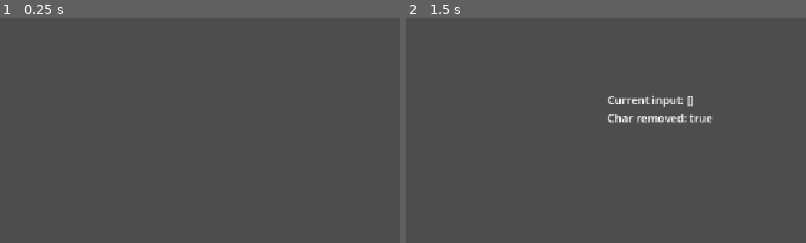
Above: before the commit, frames 1-2 (left to right).
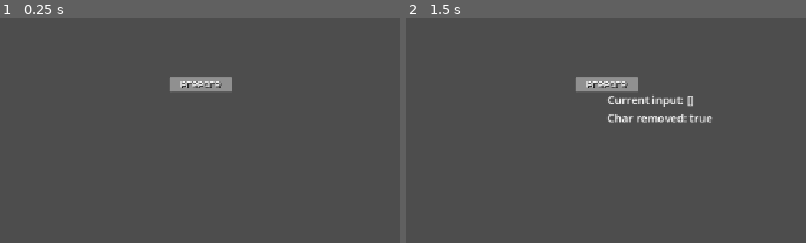
Above: after the commit, the same moments.

Repository: LeeroyDilim/untitled-typing-game
Game: Godot game, scene res://testing/typing_test/test_typing.tscn
Same seed, same stepped clock (60 frames per second), same inputs: the game is played once before the commit and once after it. Before the commit the project starts from res://testing/typing/test_typing.tscn.
Inputs:
- Up to frame 1 (0.25 s): no input
- Up to frame 2 (1.5 s): tap Enter at 0.5 s; tap Backspace at 0.6, 1.35 s; tap Space at 1.25 s
The pictures show only the part of the screen within x 2-52%, y 0-50%; the shares and areas given below are measured in that part.

The runs differ from the first frame. In frame 1, 0.9% of the frame differs, in the area x 42-58%, y 26-33%; in frame 2, 0.9%.

Commit message:
implemented input manager + basic station renderer

Diff:
--- a/core/input/typing_buffer.gd
+++ b/core/input/input_buffer.gd
@@ -1,4 +1,5 @@
 extends Node
+class_name InputBuffer
 
 var curr_input : String = ""
 signal input_updated(input: String, char_removed: bool)
--- /dev/null
+++ b/core/input/input_manager.gd
@@ -0,0 +1,82 @@
+extends Node
+class_name InputManager
+
+@export var input_buffer: InputBuffer
+
+signal clear_input
+
+var stations : Array[Station] = []
+var station_names : Array[String] = []
+var curr_station : Station = null
+
+var typing_streak : int = 0
+var highest_typing_streak : int = 0
+var input_is_mistype : bool = false
+
+func _ready():
+	# collect every node that belongs to the "station" group
+	# note that these are all PARENT nodes, not their logic children
+	for node in get_tree().get_nodes_in_group("station"):
+		var station = node as Station
+		if station:
+			add_station(station)
+
+func add_station(station: Station):
+	if not stations.has(station):
+		stations.append(station)
+		station_names.append(station.station_name)
+
+func remove_station(station: Station):
+	if stations.has(station):
+		stations.erase(station)
+		station_names.erase(station.station_name)
+
+func process_input(input: String, char_removed: bool) -> void:
+	var input_is_highlighted := false
+	var prompt_match := false
+	var matching_station : Station = null
+
+	for station in stations:
+		input_is_highlighted = input_is_highlighted or station.highlight_prompts(input)
+		if station.match_prompts(input):
+			prompt_match = true
+			matching_station = station
+
+	# if current player input does not match or partially match
+	# with any of the active station prompts, identify it as a mistype
+	if !input_is_highlighted && !char_removed && curr_station:
+		_handle_mistype()
+
+	if prompt_match:
+		_handle_prompt_match(matching_station, input)
+
+func _handle_prompt_match(matching_station: Station, input: String) -> void:
+	input_is_mistype = false
+	#scoringSystem.incrementScoreInstance(SCORES.PROMPT_COUNT)
+
+	typing_streak += 1
+	#if typing_streak > highest_typing_streak:
+		#scoringSystem.incrementScoreInstance(SCORES.TYPING_STREAK)
+
+	clear_input.emit()
+
+	#if player chooses to navigate to different station
+	if input in station_names:
+		if curr_station:
+			curr_station.exit()
+		curr_station = matching_station
+
+	matching_station.process_prompt(input)
+
+func _handle_mistype() -> void:
+	if typing_streak > highest_typing_streak:
+		highest_typing_streak = typing_streak
+	typing_streak = 0
+
+	#if player mistyped, only count it once
+	#do not count any sequential mistypes until after player successfully submits a prompt
+	if(!input_is_mistype):
+		#scoringSystem.incrementScoreInstance(SCORES.MISTYPE)
+		input_is_mistype = true
+
+	curr_station.handle_misinput()
--- a/project.godot
+++ b/project.godot
@@ -20,6 +20,10 @@
 window/stretch/mode="canvas_items"
 window/stretch/aspect="expand"
 
+[global_group]
+
+station=""
+
 [physics]
 
 3d/physics_engine="Jolt Physics"
--- a/restaurant/stations/prepare_station/prepare_station.gd
+++ b/restaurant/stations/prepare_station/prepare_station.gd
@@ -1,36 +1,5 @@
 extends Station
 
-var chosen_ingredient : String
-
-func _ready():
-	STATES = {
-		"idle" : {
-			"state_name" : "idle",
-			"prompt" : [[station_name]]
-		},
-		"choose_ingredient": {
-			"state_name": "choose_ingredient",
-			"prompt": [["pickle","onion","tomato","lettuce"]]
-		},
-		"chop": {
-			"state_name": "chop",
-			"prompt": [["chop"],["chop"],["chop"]]
-		}
-	}
-
+func _ready() -> void:
+	station_name = "prepare"
 	super._ready()
-
-func handle_prompt(prompt : String) -> bool:
-	if !super.handle_prompt(prompt):
-		return false
-
-	match curr_state.state_name:
-		"idle":
-			update_state(STATES.choose_ingredient)
-		"choose_ingredient":
-			chosen_ingredient = prompt
-			update_state(STATES.chop)
-		"chop":
-			_consume_prompt(STATES.choose_ingredient)
-
-	return true
--- /dev/null
+++ b/restaurant/stations/prepare_station/prepare_station.tscn
@@ -0,0 +1,15 @@
+[gd_scene format=3 uid="uid://bpbhfgnygm47n"]
+
+[ext_resource type="PackedScene" uid="uid://sdowdadrmc1g" path="res://ui/station_renderer/station_renderer.tscn" id="1_fm1k4"]
+[ext_resource type="Script" uid="uid://jkjgm7a41wky" path="res://restaurant/stations/prepare_station/prepare_station.gd" id="2_3elr0"]
+[ext_resource type="Script" uid="uid://cg8ijsk5okrm1" path="res://restaurant/stations/prepare_station/prepare_station_logic.gd" id="3_3elr0"]
+
+[node name="PrepareStation" type="Node2D" unique_id=1961947723 node_paths=PackedStringArray("station_renderer", "station_logic") groups=["station"]]
+script = ExtResource("2_3elr0")
+station_renderer = NodePath("StationRenderer")
+station_logic = NodePath("Logic")
+
+[node name="StationRenderer" parent="." unique_id=2096981065 instance=ExtResource("1_fm1k4")]
+
+[node name="Logic" type="Node" parent="." unique_id=1107893988]
+script = ExtResource("3_3elr0")
--- /dev/null
+++ b/restaurant/stations/prepare_station/prepare_station_logic.gd
@@ -0,0 +1,33 @@
+extends StationLogic
+
+var chosen_ingredient : String
+
+func init_station(station_name: String):
+	STATES = {
+		"idle" : {
+			"state_name" : "idle",
+			"prompts" : [[station_name]]
+		},
+		"choose_ingredient": {
+			"state_name": "choose_ingredient",
+			"prompts": [["pickle","onion","tomato","lettuce"]]
+		},
+		"chop": {
+			"state_name": "chop",
+			"prompts": [["chop"],["chop"],["chop"]]
+		}
+	}
+
+	super.init_station(station_name)
+
+func process_prompt(prompt : String) -> bool:
+	match curr_state.state_name:
+		"idle":
+			update_state(STATES.choose_ingredient)
+		"choose_ingredient":
+			chosen_ingredient = prompt
+			update_state(STATES.chop)
+		"chop":
+			_consume_state(STATES.choose_ingredient)
+
+	return true
--- a/restaurant/stations/station.gd
+++ b/restaurant/stations/station.gd
@@ -1,56 +1,39 @@
 extends Node
 class_name Station
 
-@export var station_name : String
+@export var station_renderer: StationRenderer
+@export var station_logic: StationLogic
 
-signal prompts_updated(prompt)
-signal highlight_prompt(input)
-signal prompt_mistyped()
+var station_name: String = ""
 
-var STATES
-var curr_state
+signal update_prompt_ui(prompt)
+signal update_highlight_ui(input)
+signal trigger_mistype_anim()
 
-func _ready():
-	curr_state = STATES.idle
+func _ready() -> void:
+	update_prompt_ui.connect(station_renderer.render_prompts)
+	update_highlight_ui.connect(station_renderer.render_highlight)
+	trigger_mistype_anim.connect(station_renderer.shake)
+	station_logic.prompts_changed.connect(_on_prompts_update)
 
-func start_station() -> void:
-	prompts_updated.emit(curr_state.prompt)
+	station_logic.init_station(station_name)
 
-func leave_station() -> void:
-	update_state(STATES.idle)
+func exit() -> void:
+	station_logic.exit()
 
-func highlight_input(input : String) -> bool:
-	if !curr_state.prompt:
-		return false
+func highlight_prompts(input : String) -> bool:
+	update_highlight_ui.emit(input)
+	return station_logic.highlight_prompts(input)
 
-	var input_is_highlighted = false
-	highlight_prompt.emit(input)
+func match_prompts(input: String) -> bool:
+	return station_logic.match_prompts(input)
 
-	for prompt in curr_state.prompt[0]:
-		if prompt.begins_with(input):
-			input_is_highlighted = true
-			break
-
-	return input_is_highlighted
+func process_prompt(input : String) -> bool:
+	return station_logic.process_prompt(input)
 
 func handle_misinput() -> void:
-	prompt_mistyped.emit()
-	highlight_prompt.emit("")
+	trigger_mistype_anim.emit()
+	update_highlight_ui.emit("")
 
-func handle_prompt(prompt : String) -> bool:
-	if !curr_state.prompt:
-		return false
-
-	return prompt in curr_state.prompt[0]
-
-func update_state(new_state : Dictionary) -> void:
-	curr_state = new_state.duplicate(true)
-
-func _consume_prompt(next_state: Dictionary) -> bool:
-	curr_state.prompt.pop_front()
-
-	var transitioned = curr_state.prompt.is_empty()
-	var updated_state = next_state if transitioned else curr_state
-
-	update_state(updated_state)
-	return transitioned
+func _on_prompts_update(prompts: Variant) -> void:
+	update_prompt_ui.emit(prompts)
--- /dev/null
+++ b/restaurant/stations/station_logic.gd
@@ -0,0 +1,45 @@
+extends Node
+class_name StationLogic
+
+signal prompts_changed(prompt)
+
+var STATES
+var curr_state
+
+func init_station(station_name: String):
+	update_state(STATES.idle)
+
+func exit() -> void:
+	update_state(STATES.idle)
+
+func highlight_prompts(input : String) -> bool:
+	if !curr_state.prompts:
+		return false
+
+	var input_is_highlighted = false
+
+	for prompt in curr_state.prompts[0]:
+		if prompt.begins_with(input):
+			input_is_highlighted = true
+			break
+
+	return input_is_highlighted
+
+func match_prompts(input: String) -> bool:
+	return input in curr_state.prompts[0]
+
+func process_prompt(prompt : String) -> bool:
+	return true
+
+func update_state(new_state : Dictionary) -> void:
+	curr_state = new_state.duplicate(true)
+	prompts_changed.emit(curr_state.prompts)
+
+func _consume_state(next_state: Dictionary) -> bool:
+	curr_state.prompts.pop_front()
+
+	var transitioned = curr_state.prompts.is_empty()
+	var updated_state = next_state if transitioned else curr_state
+
+	update_state(updated_state)
+	return transitioned
--- a/testing/typing/test_typing.tscn
+++ /dev/null
@@ -1,16 +0,0 @@
-[gd_scene format=3 uid="uid://c2xuyovxfff70"]
-
-[ext_resource type="Script" uid="uid://bihj4ujx33pmw" path="res://core/input/typing_buffer.gd" id="1_h4yc2"]
-[ext_resource type="Script" uid="uid://dpc2dlw3fkmxx" path="res://testing/typing/test_typing_label.gd" id="2_doaqh"]
-
-[node name="TestTyping" type="Node2D" unique_id=861163833]
-script = ExtResource("1_h4yc2")
-
-[node name="Label" type="Label" parent="." unique_id=1973241192]
-offset_left = 309.51135
-offset_top = 106.29616
-offset_right = 349.51135
-offset_bottom = 129.29616
-script = ExtResource("2_doaqh")
-
-[connection signal="input_updated" from="." to="Label" method="_on_test_typing_input_updated"]
--- /dev/null
+++ b/testing/typing_test/test_typing.tscn
@@ -0,0 +1,32 @@
+[gd_scene format=3 uid="uid://c2xuyovxfff70"]
+
+[ext_resource type="Script" uid="uid://bihj4ujx33pmw" path="res://core/input/input_buffer.gd" id="1_je16j"]
+[ext_resource type="Script" uid="uid://dpc2dlw3fkmxx" path="res://testing/typing_test/test_typing_label.gd" id="2_0sajm"]
+[ext_resource type="Script" uid="uid://lt0ojwlwmp15" path="res://core/input/input_manager.gd" id="3_dnjs1"]
+[ext_resource type="PackedScene" uid="uid://bpbhfgnygm47n" path="res://restaurant/stations/prepare_station/prepare_station.tscn" id="4_58ex0"]
+
+[node name="TestTyping" type="Node2D" unique_id=861163833]
+
+[node name="TestTypingLabel" type="Label" parent="." unique_id=1973241192]
+offset_left = 309.51135
+offset_top = 106.29616
+offset_right = 349.51135
+offset_bottom = 129.29616
+script = ExtResource("2_0sajm")
+
+[node name="Typing" type="Node" parent="." unique_id=1269744264]
+
+[node name="TypingBuffer" type="Node" parent="Typing" unique_id=2079545512]
+script = ExtResource("1_je16j")
+
+[node name="TypingManager" type="Node" parent="Typing" unique_id=220539156]
+script = ExtResource("3_dnjs1")
+
+[node name="Stations" type="Node" parent="Typing/TypingManager" unique_id=2027224890]
+
+[node name="PrepareStation" parent="Typing/TypingManager/Stations" unique_id=1961947723 instance=ExtResource("4_58ex0")]
+position = Vector2(309.51135, 106.29616)
+
+[connection signal="input_updated" from="Typing/TypingBuffer" to="TestTypingLabel" method="_on_test_typing_input_updated"]
+[connection signal="input_updated" from="Typing/TypingBuffer" to="Typing/TypingManager" method="process_input"]
+[connection signal="clear_input" from="Typing/TypingManager" to="Typing/TypingBuffer" method="clear_input"]
--- /dev/null
+++ b/ui/station_renderer/assets/station_renderer_inactive_prompt_panel_style.tres
@@ -0,0 +1,9 @@
+[gd_resource type="StyleBoxFlat" format=3 uid="uid://cto8fr61m3ybn"]
+
+[resource]
+bg_color = Color(0.478431, 0.478431, 0.478431, 0.917647)
+border_color = Color(0.686275, 0.686275, 0.686275, 0)
+corner_radius_top_left = 2
+corner_radius_top_right = 2
+corner_radius_bottom_right = 2
+corner_radius_bottom_left = 2
--- /dev/null
+++ b/ui/station_renderer/assets/station_renderer_panel_style.tres
@@ -0,0 +1,13 @@
+[gd_resource type="StyleBoxFlat" format=3 uid="uid://ns7vsdauquqq"]
+
+[resource]
+bg_color = Color(0.517647, 0.517647, 0.517647, 1)
+border_width_left = 2
+border_width_top = 2
+border_width_right = 2
+border_width_bottom = 2
+border_color = Color(0.372549, 0.372549, 0.372549, 1)
+corner_radius_top_left = 3
+corner_radius_top_right = 3
+corner_radius_bottom_right = 3
+corner_radius_bottom_left = 3
--- /dev/null
+++ b/ui/station_renderer/assets/station_renderer_prompt_panel_style.tres
@@ -0,0 +1,9 @@
+[gd_resource type="StyleBoxFlat" format=3 uid="uid://bruvxulsj1c1h"]
+
+[resource]
+bg_color = Color(0.6, 0.6, 0.6, 0.917647)
+border_color = Color(0.686275, 0.686275, 0.686275, 0)
+corner_radius_top_left = 2
+corner_radius_top_right = 2
+corner_radius_bottom_right = 2
+corner_radius_bottom_left = 2
--- /dev/null
+++ b/ui/station_renderer/particle_label/particle_label.gd
@@ -0,0 +1,29 @@
+extends Label
+class_name ParticleLabel
+
+enum FLOAT_DIRECTIONS {
+	LEFT,
+	CENTER,
+	RIGHT
+}
+
+var floatDirection : int = FLOAT_DIRECTIONS.LEFT
+
+func _ready() -> void:
+	pivot_offset = size/2
+	var floatX
+	match floatDirection:
+		FLOAT_DIRECTIONS.LEFT:
+			floatX = -1
+		FLOAT_DIRECTIONS.CENTER:
+			floatX = 0
+		FLOAT_DIRECTIONS.RIGHT:
+			floatX = 1
+
+	var particleLabelTween = get_tree().create_tween()
+	particleLabelTween.set_parallel(true)
+	particleLabelTween.tween_property(self, "scale", Vector2(0.7,0.7), 0.2)
+	particleLabelTween.tween_property(self, "scale", Vector2.ZERO, 0.3).set_delay(0.2)
+	particleLabelTween.tween_property(self,"position",global_position + Vector2(40*floatX, -80),2.0)
+	await particleLabelTween.finished
+	queue_free()
--- /dev/null
+++ b/ui/station_renderer/particle_label/particle_label.tscn
@@ -0,0 +1,12 @@
+[gd_scene load_steps=2 format=3 uid="uid://wqrwworqjikw"]
+
+[ext_resource type="Script" path="res://ui/prompt_renderer/particle_label/particle_label.gd" id="1_xkhg5"]
+
+[node name="ParticleLabel" type="Label"]
+z_index = 100
+offset_right = 56.0
+offset_bottom = 23.0
+text = "perfect"
+horizontal_alignment = 1
+vertical_alignment = 1
+script = ExtResource("1_xkhg5")
--- /dev/null
+++ b/ui/station_renderer/station_renderer.gd
@@ -0,0 +1,147 @@
+extends Control
+class_name StationRenderer
+
+@onready var prompt_container = $PanelContainer/PromptContainer
+var prompt_panel_style = preload("res://ui/station_renderer/assets/station_renderer_prompt_panel_style.tres")
+var inactive_prompt_panel_style = preload("res://ui/station_renderer/assets/station_renderer_inactive_prompt_panel_style.tres")
+var prompt_font = preload("res://ui/assets/fonts/ticketing.regular.ttf")
+
+#var particle_label = preload("res://ui/station_renderer/particle_label/particle_label.tscn")
+#var increment_particle_flip_direction : bool = true
+
+var base_position: Vector2
+var MIN_PROMPTS_TO_RENDER = 3
+
+func _ready():
+	base_position = position
+
+func shake() -> void:
+	var tween = create_tween()
+	var shake_intensity = 4.0
+	var shake_duration = 0.025
+
+	tween.tween_property(self, "position:x", base_position.x + shake_intensity, shake_duration)
+	tween.tween_property(self, "position:x", base_position.x - shake_intensity, shake_duration)
+	tween.tween_property(self, "position:x", base_position.x + (shake_intensity / 2), shake_duration)
+	tween.tween_property(self, "position:x", base_position.x, shake_duration)
+
+func render_highlight(input : String) -> void:
+	if prompt_container.get_child_count() == 0:
+		return
+
+	var row = prompt_container.get_child(prompt_container.get_child_count() - 1)
+
+	for panel in row.get_children():
+		var center = panel.get_child(0)
+		var label = center.get_child(0)
+		var prompt = label.get_parsed_text()
+
+		var match_len = _get_prefix_match_length(prompt, input)
+		var highlighted_substring = prompt.substr(0, match_len)
+		var unhighlighted_substring = prompt.substr(match_len)
+
+		label.clear()
+		label.push_paragraph(HORIZONTAL_ALIGNMENT_CENTER)
+
+		if highlighted_substring.length() > 0:
+			label.push_color(Color.GREEN)
+			label.append_text(highlighted_substring)
+			label.pop()
+		label.push_color(Color.WHITE)
+		label.append_text(unhighlighted_substring)
+		label.pop()
+
+		label.pop()
+
+func render_prompts(prompts : Variant) -> void:
+	#clear current prompt
+	for child in prompt_container.get_children():
+		child.queue_free()
+
+	if !prompts:
+		prompts = [[""]]
+
+	var min_rows = MIN_PROMPTS_TO_RENDER
+	var rows_to_render = min(prompts.size(), min_rows)
+	for prompt_index in range(rows_to_render):
+		# format is [["prompt"]], where the outer array represents vertical stacking (sequential prompts),
+		# and the inner array represents horizontal stacking (prompt with options)
+		var row_of_prompts = prompts[prompt_index]
+		var row_container = HBoxContainer.new()
+		row_container.alignment = BoxContainer.ALIGNMENT_CENTER
+		# display prompts bottom to top
+		prompt_container.add_child(row_container)
+		prompt_container.move_child(row_container,0)
+
+		for prompt in row_of_prompts:
+			var panel = PanelContainer.new()
+			var center = CenterContainer.new()
+			var label = RichTextLabel.new()
+
+			#label styling
+			label.bbcode_enabled = true
+			label.scroll_active = false
+			label.autowrap_mode = TextServer.AUTOWRAP_OFF
+			label.custom_minimum_size = Vector2(90, 21)
+			label.add_theme_color_override("font_shadow_color", Color(0, 0, 0, 1))
+			label.add_theme_constant_override("shadow_offset_x", 1)
+			label.add_theme_constant_override("shadow_offset_y", 1)
+			label.add_theme_constant_override("shadow_outline_size", 1)
+			label.add_theme_font_override("normal_font", prompt_font)
+			label.add_theme_font_size_override("normal_font_size", 18)
+			label.texture_filter = CanvasItem.TEXTURE_FILTER_LINEAR
+
+			label.append_text("[center]" + prompt + "[/center]")
+
+			# center label to container
+			center.size_flags_horizontal = Control.SIZE_EXPAND_FILL
+			center.size_flags_vertical = Control.SIZE_EXPAND_FILL
+
+			if prompt_index == 0:
+				panel.add_theme_stylebox_override("panel", prompt_panel_style)
+				label.add_theme_color_override("default_color", Color.WHITE)
+			else:
+				panel.add_theme_stylebox_override("panel", inactive_prompt_panel_style)
+				label.add_theme_color_override("default_color", Color.DARK_GRAY)
+
+			center.add_child(label)
+			panel.add_child(center)
+			row_container.add_child(panel)
+
+#func trigger_no_ingredient_particle() -> void:
+	#_trigger_particle("prep required!", Vector2(-37, 0), ParticleLabel.FLOAT_DIRECTIONS.CENTER)
+#
+#func trigger_perfect_particle() -> void:
+	#_trigger_particle("perfect!", Vector2(-8, 0), ParticleLabel.FLOAT_DIRECTIONS.CENTER)
+#
+#func trigger_inventory_full() -> void:
+	#_trigger_particle("inventory full...", Vector2(-8, 0), ParticleLabel.FLOAT_DIRECTIONS.CENTER)
+#
+#func trigger_increment_particle(increment : int) -> void:
+	#if increment_particle_flip_direction:
+		#_trigger_particle("+" + str(increment), Vector2(-35,10), ParticleLabel.FLOAT_DIRECTIONS.LEFT)
+	#else:
+		#_trigger_particle("+" + str(increment), Vector2(23,10), ParticleLabel.FLOAT_DIRECTIONS.RIGHT)
+	#increment_particle_flip_direction = !increment_particle_flip_direction
+#
+#func _trigger_particle(particle : String, placement : Vector2, floatDirection : int) -> void:
+	#var newParticleLabel = particle_label.instantiate() as ParticleLabel
+	#newParticleLabel.text = str(particle)
+	#newParticleLabel.floatDirection = floatDirection
+	#newParticleLabel.add_theme_color_override("font_shadow_color", Color(0, 0, 0, 1))
+	#newParticleLabel.add_theme_constant_override("shadow_offset_x", 1)
+	#newParticleLabel.add_theme_constant_override("shadow_offset_y", 1)
+	#newParticleLabel.add_theme_constant_override("shadow_outline_size", 1)
+	#newParticleLabel.add_theme_font_override("font", prompt_font)
+	#newParticleLabel.global_position = global_position + placement
+	#
+	#get_tree().current_scene.call_deferred("add_child", newParticleLabel)
+
+func _get_prefix_match_length(prompt : String, input : String) -> int:
+	var max_len = min(input.length(), prompt.length())
+
+	for i in range(max_len):
+		if input[i] != prompt[i]:
+			return 0
+
+	return max_len
--- /dev/null
+++ b/ui/station_renderer/station_renderer.tscn
@@ -0,0 +1,27 @@
+[gd_scene format=3 uid="uid://sdowdadrmc1g"]
+
+[ext_resource type="Script" uid="uid://1ospe85h7eho" path="res://ui/station_renderer/station_renderer.gd" id="1_0jw5y"]
+
+[node name="StationRenderer" type="Control" unique_id=2096981065]
+layout_mode = 3
+anchors_preset = 8
+anchor_left = 0.5
+anchor_top = 0.5
+anchor_right = 0.5
+anchor_bottom = 0.5
+grow_horizontal = 2
+grow_vertical = 2
+script = ExtResource("1_0jw5y")
+
+[node name="PanelContainer" type="PanelContainer" parent="." unique_id=1209911884]
+layout_mode = 1
+anchors_preset = 12
+anchor_top = 1.0
+anchor_right = 1.0
+anchor_bottom = 1.0
+grow_horizontal = 2
+grow_vertical = 0
+
+[node name="PromptContainer" type="VBoxContainer" parent="PanelContainer" unique_id=1141906460]
+layout_mode = 2
+alignment = 1
Renamed: core/input/typing_buffer.gd.uid -> core/input/input_buffer.gd.uid
Not shown, added: core/input/input_manager.gd.uid
Not shown, changed: restaurant/stations/prepare_station/prepare_station.gd.uid
Not shown, added: restaurant/stations/prepare_station/prepare_station_logic.gd.uid
Not shown, changed: restaurant/stations/station.gd.uid
Not shown, added: restaurant/stations/station_logic.gd.uid
Renamed: testing/typing/test_typing_label.gd -> testing/typing_test/test_typing_label.gd
Renamed: testing/typing/test_typing_label.gd.uid -> testing/typing_test/test_typing_label.gd.uid
Binary file added: ui/assets/fonts/ticketing.regular.ttf
Not shown, added: ui/assets/fonts/ticketing.regular.ttf.import
Not shown, added: ui/station_renderer/particle_label/particle_label.gd.uid
Not shown, added: ui/station_renderer/station_renderer.gd.uid
(and 1 more such lines)
